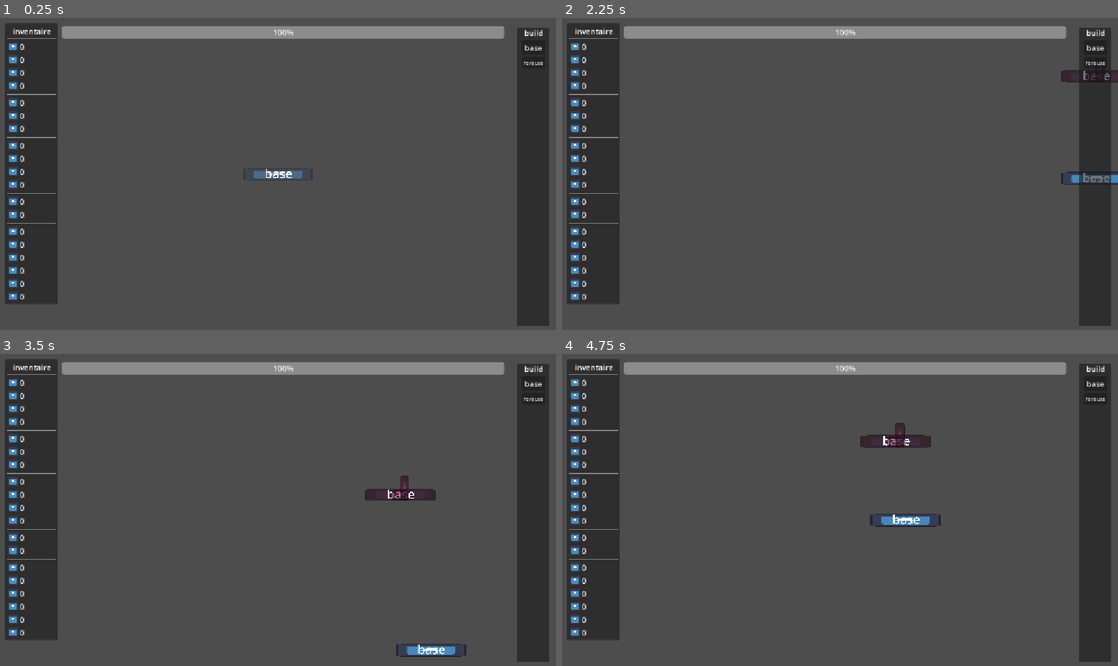
Above: before the commit, frames 1-4 (two rows, left to right).
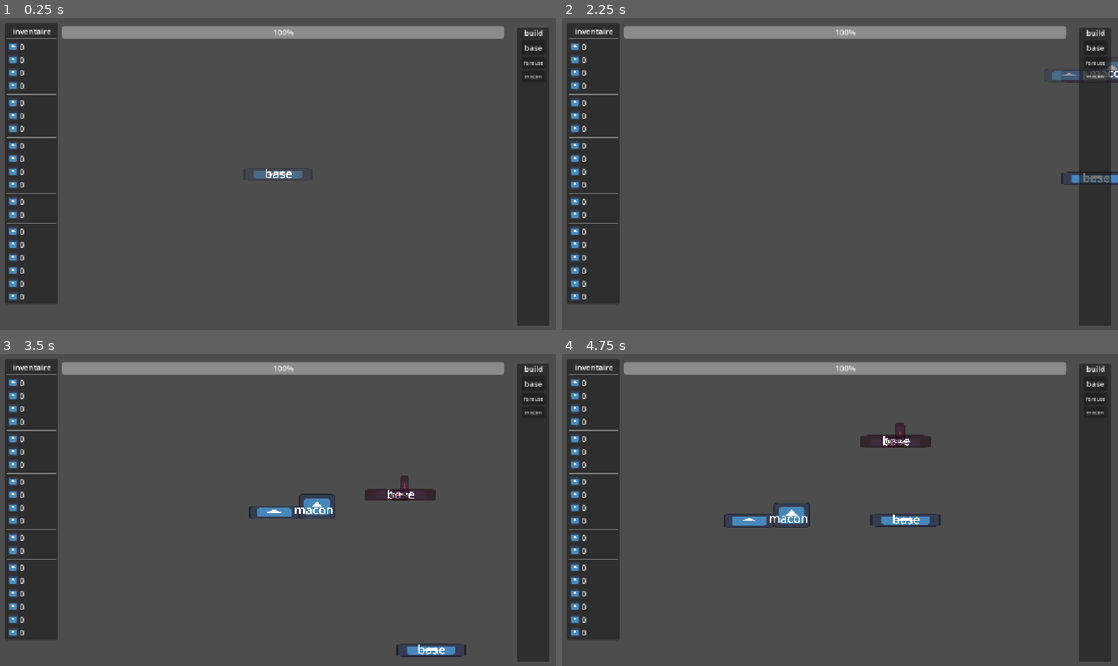
Above: after the commit, the same moments.

Repository: lucasbou-upsider/Indie-jam
Game: Godot game, scene res://scene/world.tscn
Same seed, same stepped clock (60 frames per second), same inputs: the game is played once before the commit and once after it. The engine's default icon, where the game draws it, is replaced by a stand-in: a white triangle on a blue panel in a dark square.
Inputs (mouse positions are in pixels of both pictures, inside the frame that each line leads up to):
- Up to frame 1 (0.25 s): no input
- Up to frame 2 (2.25 s): click "base" at 0.5 s; click "foreuse" at 1.25 s; click (1095, 77) at 2 s, where only the run after the commit has a clickable "macon"
- Up to frame 3 (3.5 s): move the mouse to (400, 494) at 2.77 s; hold D (droite) from 2.78 s (still down); click (400, 494) at 2.85 s
- Up to frame 4 (4.75 s): move the mouse to (728, 525) at 3.52 s; release D (droite) at 3.53 s; hold S (bas) 3.53-4.28 s; tap Shift (courir) at 3.6 s; move the mouse to (895, 441) at 4.27 s; hold D (droite) from 4.28 s (still down); click (895, 441) at 4.35 s

The runs differ from the first frame. In frame 1, less than 0.1% of the frame differs, in the area x 94-98%, y 18-20%; in frame 2, 0.4%; in frame 3, 0.6%; in frame 4, 0.6%, in the area x 29-98%, y 18-56%.

Commit message:
ajout bouton macon

Diff:
--- a/scene/Base.tscn
+++ /dev/null
@@ -1,38 +0,0 @@
-[gd_scene format=3 uid="uid://gft6o0igjccl"]
-
-[ext_resource type="Script" path="res://scene/Base.gd" id="1_bmgoh"]
-[ext_resource type="Texture2D" uid="uid://j61hq17ylyme" path="res://icon.svg" id="2_in47f"]
-
-[sub_resource type="RectangleShape2D" id="RectangleShape2D_x0iyh"]
-size = Vector2(726, 121)
-
-[sub_resource type="RectangleShape2D" id="RectangleShape2D_o4a50"]
-size = Vector2(734, 130)
-
-[node name="Base" type="RigidBody2D" unique_id=1313463931]
-script = ExtResource("1_bmgoh")
-
-[node name="Sprite2D" type="Sprite2D" parent="." unique_id=2122953327]
-position = Vector2(7.6293945e-06, 0)
-scale = Vector2(5.7070313, 1)
-texture = ExtResource("2_in47f")
-
-[node name="CollisionShape2D" type="CollisionShape2D" parent="." unique_id=1266822311]
-position = Vector2(0, 0.5)
-shape = SubResource("RectangleShape2D_x0iyh")
-
-[node name="Area2D" type="Area2D" parent="." unique_id=581254269]
-
-[node name="CollisionShape2D" type="CollisionShape2D" parent="Area2D" unique_id=1148575150]
-shape = SubResource("RectangleShape2D_o4a50")
-
-[node name="Label" type="Label" parent="." unique_id=402672525]
-offset_left = -139.0
-offset_top = -97.0
-offset_right = 151.0
-offset_bottom = 78.0
-theme_override_font_sizes/font_size = 128
-text = "base"
-
-[connection signal="area_entered" from="Area2D" to="." method="_on_area_2d_area_entered"]
-[connection signal="area_exited" from="Area2D" to="." method="_on_area_2d_area_exited"]
--- a/scene/craft/foreuse.tscn
+++ b/scene/craft/foreuse.tscn
@@ -36,6 +36,14 @@
 wait_time = 2.0
 one_shot = true
 
+[node name="Label" type="Label" parent="." unique_id=670414528]
+offset_left = -105.0
+offset_top = -54.0
+offset_right = 123.0
+offset_bottom = 32.0
+theme_override_font_sizes/font_size = 62
+text = "foreuse"
+
 [connection signal="area_entered" from="Area2D" to="." method="_on_area_2d_area_entered"]
 [connection signal="area_exited" from="Area2D" to="." method="_on_area_2d_area_exited"]
 [connection signal="timeout" from="Timer" to="." method="_on_timer_timeout"]
--- a/scene/macon.tscn
+++ b/scene/craft/macon.tscn
@@ -1,20 +1,20 @@
 [gd_scene format=3 uid="uid://bmqj2ocb6rh52"]
 
-[ext_resource type="Script" uid="uid://p867nqxvx4qq" path="res://macon.gd" id="1_vyuw4"]
-[ext_resource type="Texture2D" uid="uid://j61hq17ylyme" path="res://icon.svg" id="2_gdwmf"]
+[ext_resource type="Script" uid="uid://p867nqxvx4qq" path="res://scene/craft/macon.gd" id="1_vxaob"]
+[ext_resource type="Texture2D" uid="uid://j61hq17ylyme" path="res://icon.svg" id="2_1t3kc"]
 
 [node name="Macon" type="RigidBody2D" unique_id=1216213044]
-script = ExtResource("1_vyuw4")
+script = ExtResource("1_vxaob")
 
 [node name="Sprite2D" type="Sprite2D" parent="." unique_id=1327477798]
 position = Vector2(-275.5, -7.5000024)
 scale = Vector2(4.085937, 1.1015625)
-texture = ExtResource("2_gdwmf")
+texture = ExtResource("2_1t3kc")
 
 [node name="Sprite2D2" type="Sprite2D" parent="Sprite2D" unique_id=466378004]
 position = Vector2(108.420654, -54.921974)
 scale = Vector2(0.7284895, 1.858156)
-texture = ExtResource("2_gdwmf")
+texture = ExtResource("2_1t3kc")
 
 [node name="PhysicsShape" type="CollisionPolygon2D" parent="." unique_id=1435343466]
 polygon = PackedVector2Array(-537, 60, -538, -76, -20, -77, -21, -199, 357, -199, 361, 63)
@@ -30,4 +30,12 @@
 wait_time = 2.0
 autostart = true
 
+[node name="Label" type="Label" parent="." unique_id=1034210439]
+offset_left = -69.0
+offset_top = -122.0
+offset_right = 337.0
+offset_bottom = 48.0
+theme_override_font_sizes/font_size = 124
+text = "macon"
+
 [connection signal="timeout" from="ProductionTimer" to="." method="_on_production_timer_timeout"]
--- a/scene/world.gd
+++ b/scene/world.gd
@@ -2,6 +2,7 @@
 
 const BASE = preload("uid://byxo1qtpjx30p")
 const FOREUSE = preload("uid://02wx8g0s1olf")
+const MACON = preload("uid://bmqj2ocb6rh52")
 
 var speed = 30
 
@@ -37,3 +38,5 @@
 	add_child(BASE.instantiate())
 func _on_button_foreuse_pressed() -> void:
 	add_child(FOREUSE.instantiate())
+func _on_button_macon_pressed() -> void:
+	add_child(MACON.instantiate())
--- a/scene/world.tscn
+++ b/scene/world.tscn
@@ -69,6 +69,11 @@
 theme_override_font_sizes/font_size = 11
 text = "foreuse"
 
+[node name="Button_macon" type="Button" parent="Interface/Panel_construction/VBoxContainer" unique_id=1279974408]
+layout_mode = 2
+theme_override_font_sizes/font_size = 11
+text = "macon"
+
 [node name="Panel_inventaire" type="Panel" parent="Interface" unique_id=255062353]
 offset_left = 10.0
 offset_top = 11.0
@@ -318,3 +323,4 @@
 
 [connection signal="pressed" from="Interface/Panel_construction/VBoxContainer/Button_base" to="." method="_on_button_base_pressed"]
 [connection signal="pressed" from="Interface/Panel_construction/VBoxContainer/Button_foreuse" to="." method="_on_button_foreuse_pressed"]
+[connection signal="pressed" from="Interface/Panel_construction/VBoxContainer/Button_macon" to="." method="_on_button_macon_pressed"]
Renamed: macon.gd -> scene/craft/macon.gd
Renamed: macon.gd.uid -> scene/craft/macon.gd.uid
